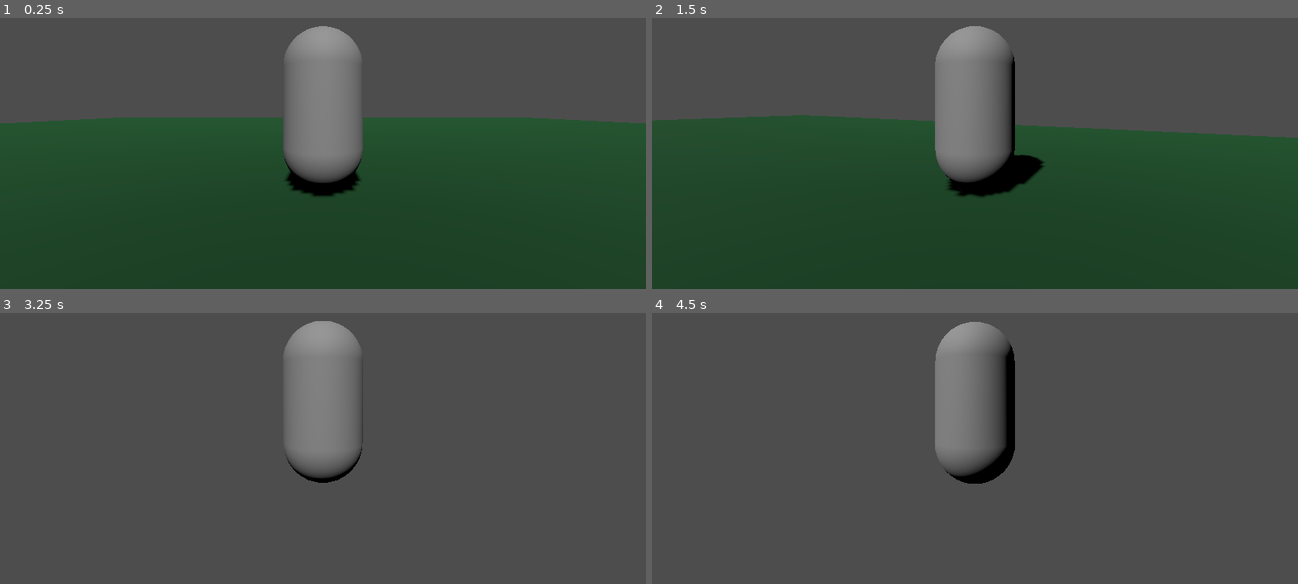
Above: before the commit, frames 1-4 (two rows, left to right).
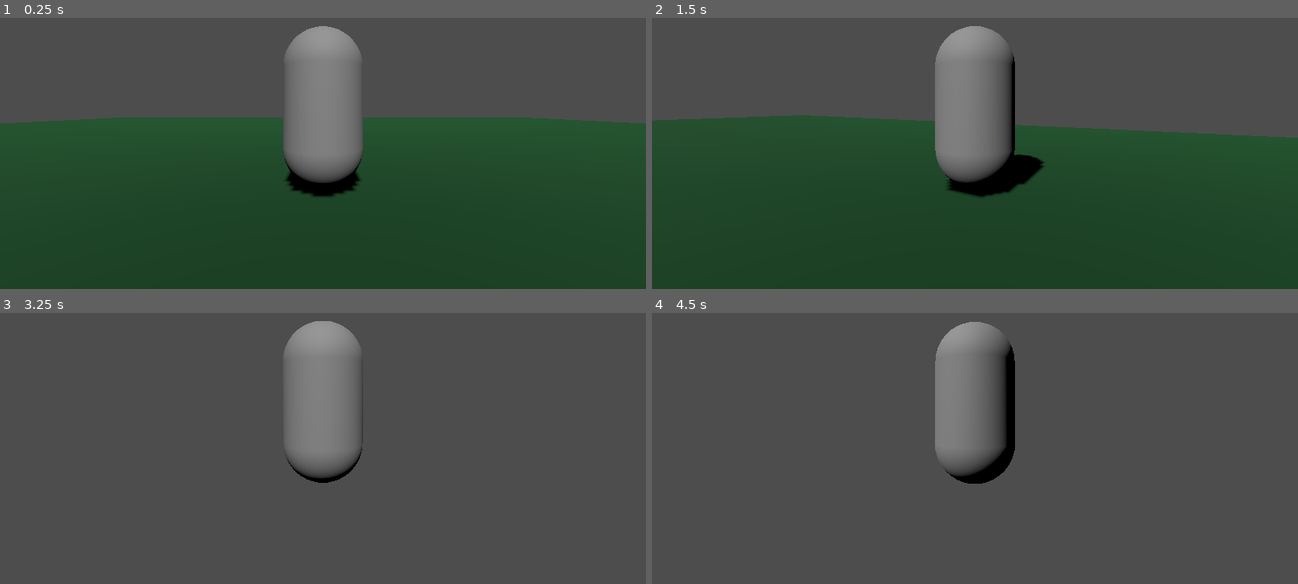
Above: after the commit, the same moments.

Repository: xwilson03/OpenWorldTest
Game: Godot game, scene res://scenes/root.tscn
Two runs of this game, one before a commit and one after it. Both use one fixed random seed, a clock stepped at 60 frames per second and the inputs below.
Inputs (mouse positions are in pixels of both pictures, inside the frame that each line leads up to):
- Up to frame 1 (0.25 s): no input
- Up to frame 2 (1.5 s): tap Enter at 0.5 s; move the mouse to (1007, 104) at 0.52 s; hold W (move_forward) from 0.53 s (still down); tap Mouse wheel up (zoom_in) at 0.6 s; tap Space (jump) at 0.77 s; move the mouse to (942, 110) at 1.27 s; tap Mouse wheel down (zoom_out) at 1.35 s
- Up to frame 3 (3.25 s): keep holding W (move_forward); tap Space (jump) at 1.52, 2.75, 3.02 s; move the mouse to (335, 397) at 2.02 s; tap Mouse wheel up (zoom_in) at 2.1 s; move the mouse to (316, 407) at 2.77 s; tap Mouse wheel down (zoom_out) at 2.85 s
- Up to frame 4 (4.5 s): keep holding W (move_forward); tap Enter at 3.5 s; move the mouse to (1020, 407) at 3.52 s; tap Mouse wheel up (zoom_in) at 3.6 s; tap Space (jump) at 3.77, 4.25 s; move the mouse to (923, 397) at 4.27 s; tap Mouse wheel down (zoom_out) at 4.35 s

The runs differ from the first frame. In frame 2, less than 0.1% of the frame differs, in the area x 47-58%, y 50-66%; in frame 3, less than 0.1%; in frame 4, less than 0.1%.

Commit message:
renames ground prefab to chunk

Diff:
--- a/prefabs/ground.tscn
+++ b/prefabs/chunk.tscn
@@ -9,7 +9,7 @@
 [sub_resource type="StandardMaterial3D" id="StandardMaterial3D_2704g"]
 albedo_color = Color(0, 0.261208, 0.104913, 1)
 
-[node name="Ground" type="StaticBody3D"]
+[node name="Chunk" type="StaticBody3D"]
 transform = Transform3D(1, 0, 0, 0, 1, 0, 0, 0, 1, 0, -1, 0)
 
 [node name="CollisionShape3D" type="CollisionShape3D" parent="."]
--- a/scenes/root.tscn
+++ b/scenes/root.tscn
@@ -3,7 +3,7 @@
 [ext_resource type="Script" path="res://scripts/input_controller.gd" id="2_jbuxh"]
 [ext_resource type="PackedScene" uid="uid://cvouln4227y2c" path="res://prefabs/player.tscn" id="3_gncg1"]
 [ext_resource type="PackedScene" uid="uid://djh6nhygpb5os" path="res://prefabs/orbit_camera.tscn" id="4_n1aw2"]
-[ext_resource type="PackedScene" uid="uid://bkjhriqj5k5ju" path="res://prefabs/ground.tscn" id="5_pa41d"]
+[ext_resource type="PackedScene" uid="uid://bkjhriqj5k5ju" path="res://prefabs/chunk.tscn" id="5_pa41d"]
 
 [node name="Root" type="Node3D"]
 
@@ -20,5 +20,4 @@
 transform = Transform3D(1, 0, 0, 0, 0.707107, 0.707107, 0, -0.707107, 0.707107, 0, 20, 0)
 shadow_enabled = true
 
-[node name="Ground" parent="." instance=ExtResource("5_pa41d")]
-transform = Transform3D(1, 0, 0, 0, 1, 0, 0, 0, 1, 0, 0, 0)
+[node name="Chunk" parent="." instance=ExtResource("5_pa41d")]
